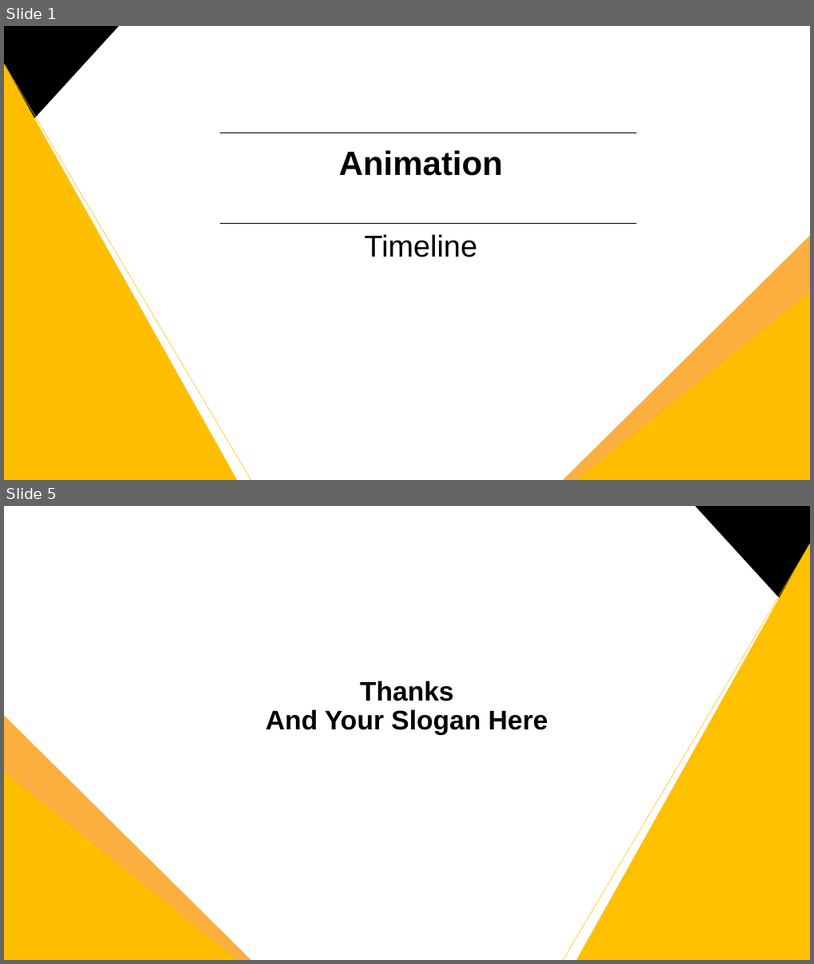
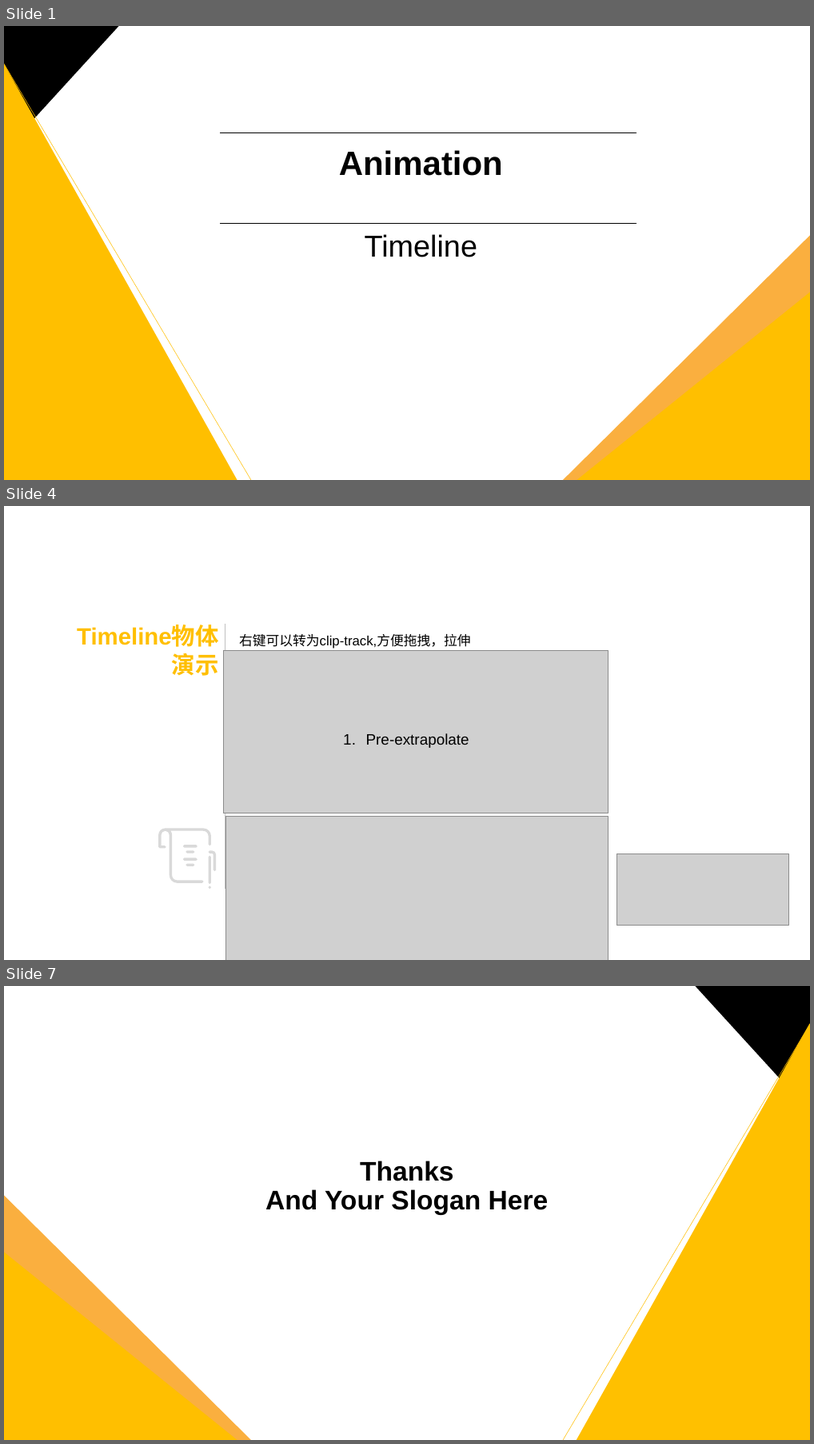
Before and after one commit to ThreePeopleGame/Death, a slide deck: Share/游戏技术分享/Mecanim动画分享/动画之timelime.pptx. Shown one above the other, each under a label of ours: slides 1 and 5 before the commit, slides 1, 4 and 7 after it; the slides between them are not shown. The pictures are 814x964 and 814x1444 pixels, drawn with LibreOffice and Linux fonts; fonts in the diff are those of the drawing; grey boxes stand for pictures; background and template pictures are left out. Boxes give left, top, right and bottom in pixels: in the first picture for what was removed or moved away, otherwise in the second. Text is boxed around its words. In the diff, an @@ line names an element or a change of style, - is before the commit and + after.

```diff
--- a/Share/游戏技术分享/Mecanim动画分享/动画之timelime.pptx
+++ b/Share/游戏技术分享/Mecanim动画分享/动画之timelime.pptx
@@ slide 4 added at (x1=4, y1=506, x2=810, y2=960), background #FFFFFF @@
@@ picture added at (x1=223, y1=650, x2=608, y2=812) @@
@@ text added at (x1=366, y1=733, x2=470, y2=748), 18 pt, text #000000 @@
+1. Pre-extrapolate
@@ picture added at (x1=226, y1=816, x2=609, y2=960) @@
@@ group added at (x1=51, y1=619, x2=470, y2=889): 2 texts, 1 line, 1 freeform shape @@
+右键可以转为clip-track,方便拖拽，拉伸
+Timeline物体演示
@@ picture added at (x1=617, y1=853, x2=790, y2=924) @@
@@ what was slide 5 is now slide 7 @@
```
Also in this commit, not shown: 3 slides changed, 1 other slide added, 1 other file.
